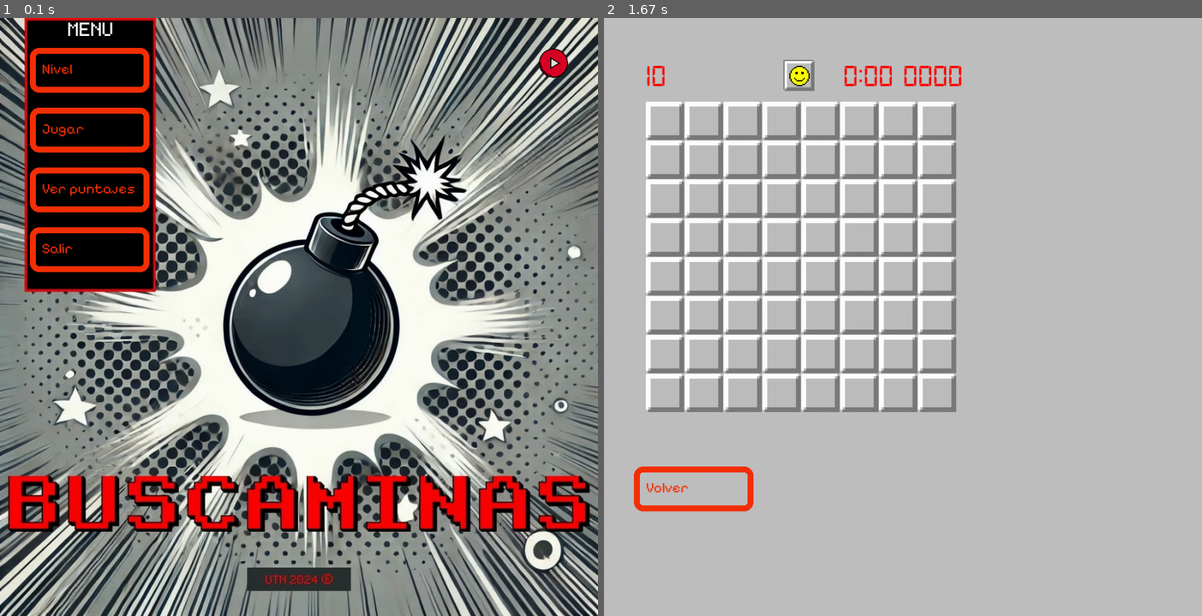
Above: before the commit, frames 1-2 (left to right).
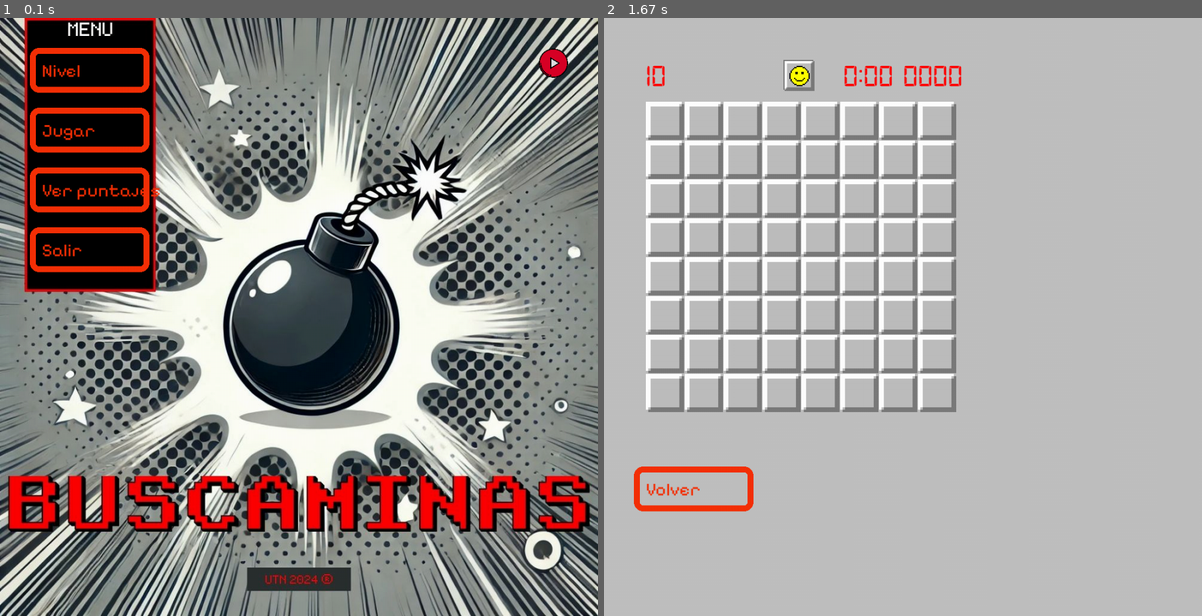
Above: after the commit, the same moments.

Repository: CristianEstMaida/pygame
Game: pygame game, started from segundo_parcial/principal.py
The game is run twice, just before and just after one commit, with the same random seed, the same clock (stepped at 60 frames per second) and the same inputs.
Inputs (mouse positions are in pixels of both pictures, inside the frame that each line leads up to):
- Up to frame 1 (0.1 s): no input
- Up to frame 2 (1.67 s): click "Jugar" at 0.38 s; click (801, 77) at 0.72 s

The runs differ from the first frame. In frame 1, 0.5% of the frame differs, in the area x 7-27%, y 7-40%; in frame 2, 0.1%.

Commit message:
Update constantes_buscaminas.py

Diff:
--- a/segundo_parcial/constantes_buscaminas.py
+++ b/segundo_parcial/constantes_buscaminas.py
@@ -17,7 +17,11 @@
 CANTIDAD_MINAS_DIFICIL = 100
 
 TAMANIO_FUENTE_INICIO = 24
+TAMANIO_FUENTE_INICIO = 30
 TAMANIO_FUENTE_JUGANDO = 52
+
+TAMANIO_FUENTE_ELIGE_NIVEL = 70
+
 TAMANIO_FUENTE_CASILLEROS_DIFICIL = 15
 TAMANIO_FUENTE_CASILLEROS_MEDIO = 24
 TAMANIO_FUENTE_CASILLEROS_FACIL = 52
